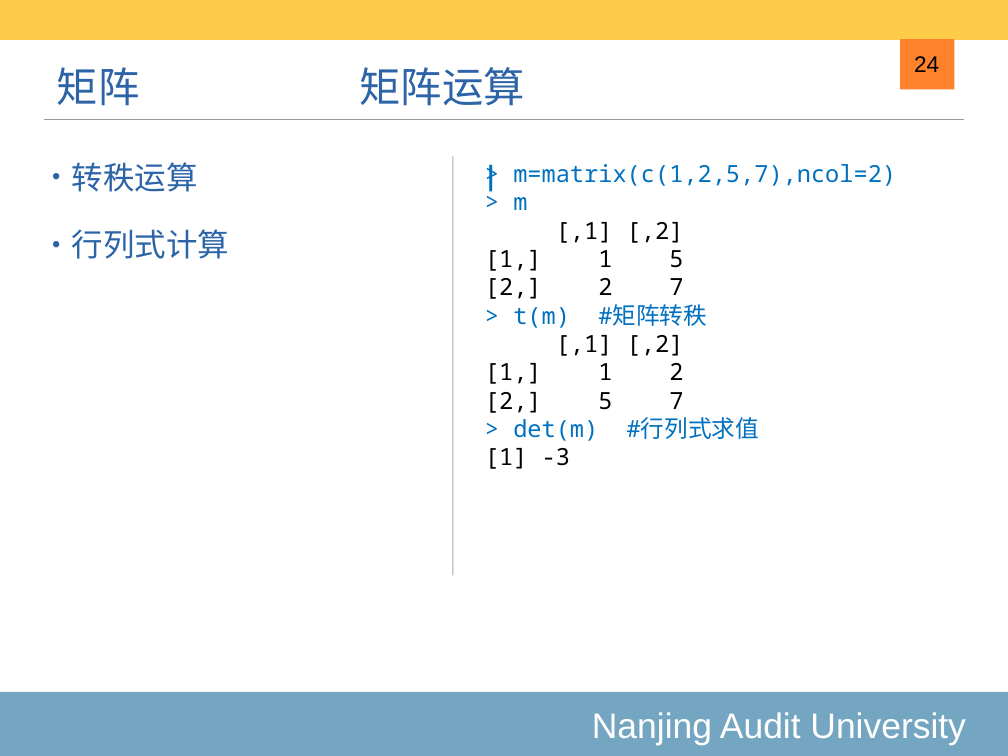
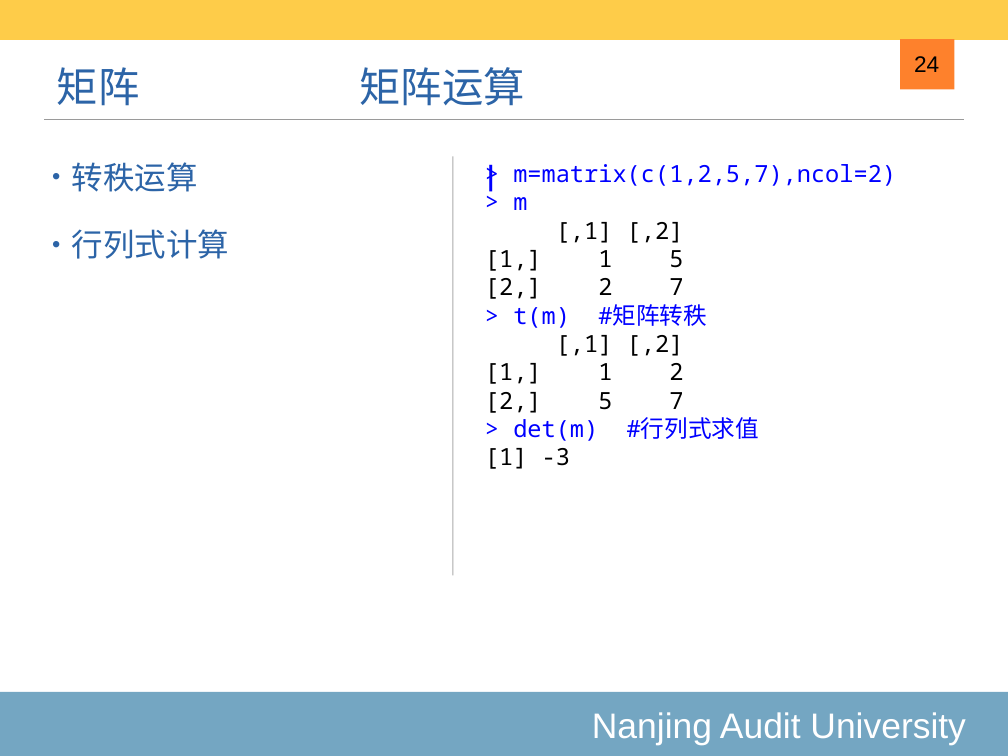
Before and after one commit to exoplanetX/DataAnalytics, a slide deck: slide 24 of 2019-2-基础数据结构.pptx. Drawn at 1008x756 pixels with LibreOffice and Linux fonts; fonts in the diff are those of the drawing. Boxes give left, top, right and bottom in pixels: in the first picture for what was removed or moved away, otherwise in the second. Text is boxed around its words. In the diff, an @@ line names an element or a change of style, - is before the commit and + after.

```diff
--- a/2019-2-基础数据结构.pptx
+++ b/2019-2-基础数据结构.pptx
@@ text "|" at (479, 155, 503, 195): text colour #0070C0 to #0000FF @@
@@ text at (513, 164, 896, 441): text colour #0070C0 to #0000FF in "> m=matrix(c(1,2,5,7),ncol=2)", "> m", "> t(m) #矩阵转秩", "> det(m) #行列式求值" @@
```
Also in this commit, not shown: 7 other slides changed.
